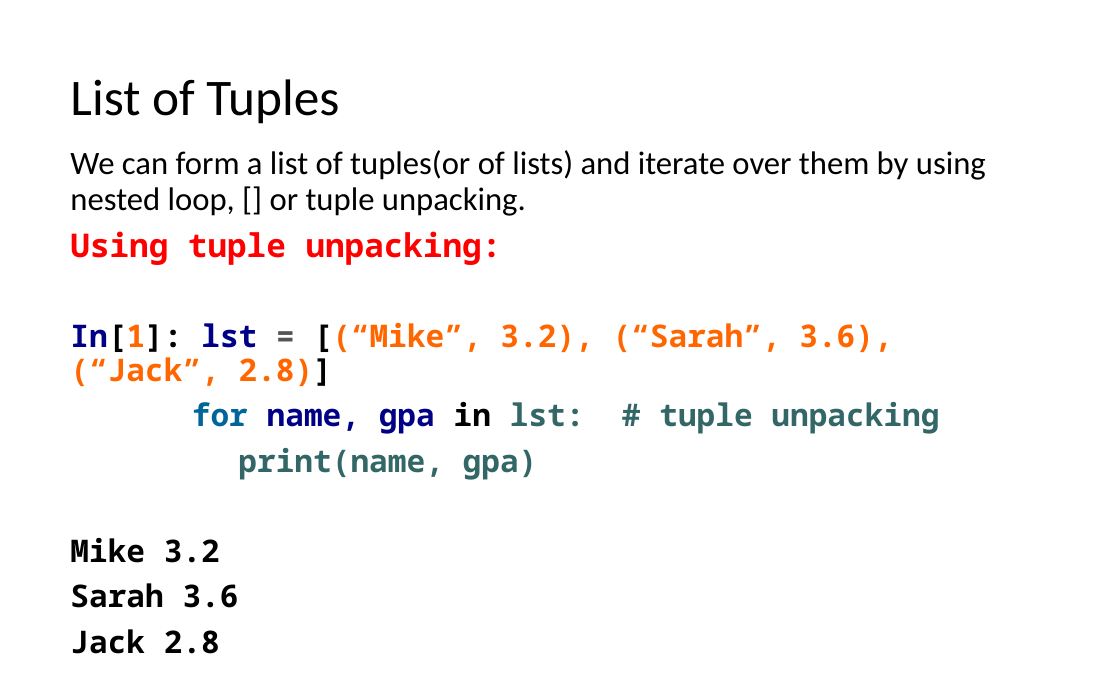
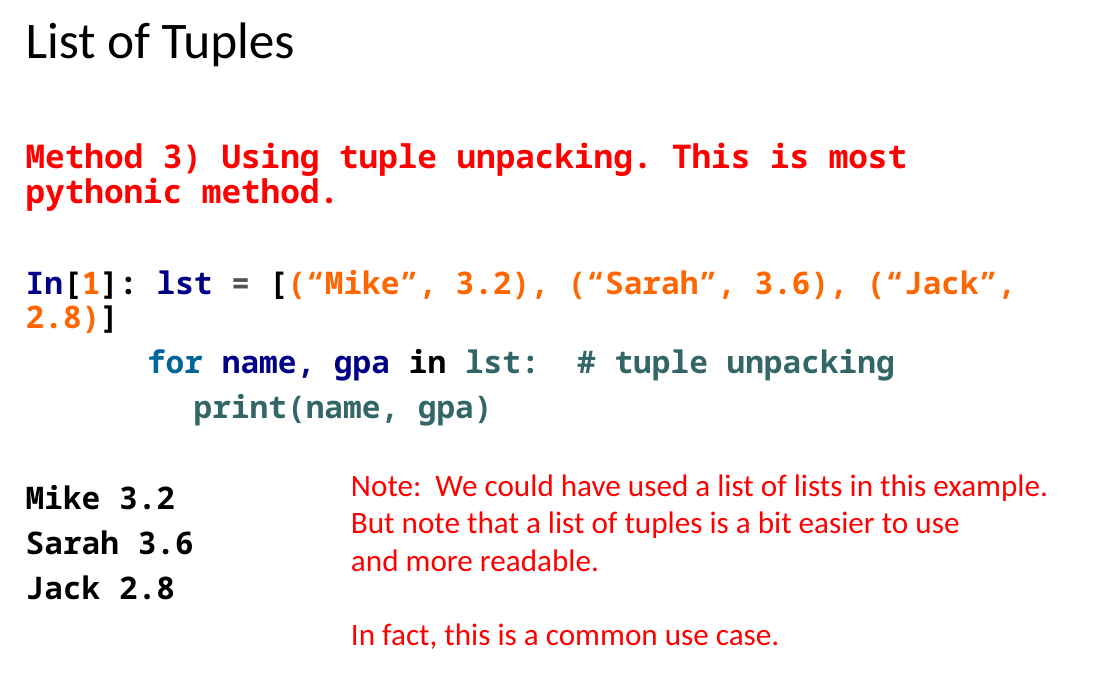
Before and after one commit to LongBaoNguyen/longbaonguyen.github.io, a slide deck: slide 11 of courses/apcsp/lect9.pptx. Drawn at 1120x700 pixels with LibreOffice and Linux fonts; fonts in the diff are those of the drawing. Boxes give left, top, right and bottom in pixels: in the first picture for what was removed or moved away, otherwise in the second. Text is boxed around its words. In the diff, an @@ line names an element or a change of style, - is before the commit and + after.

```diff
--- a/courses/apcsp/lect9.pptx
+++ b/courses/apcsp/lect9.pptx
@@ title "List of Tuples": place and size @@
-title "List of Tuples" at bbox=[70, 79, 339, 124]
+title "List of Tuples" at bbox=[26, 22, 295, 67]
@@ text "Method 3) Using tuple unpacking. ...": place and size @@
-text "Method 3) Using tuple unpacking. ..." at bbox=[70, 150, 986, 654]
+text "Method 3) Using tuple unpacking. ..." at bbox=[26, 142, 1016, 600]
@@ text at bbox=[26, 142, 907, 211]: text changed; font Calibri to Noto Sans Mono; text colour #000000 to #FF0000; bold on @@
-We can form a list of tuples(or of lists) and iterate over them by using nested loop, [] or tuple unpacking.
-Using tuple unpacking:
+Method 3) Using tuple unpacking. This is most pythonic method.
@@ text added at bbox=[351, 474, 1048, 649], 20 pt, text #FF0000 @@
+Note: We could have used a list of lists in this example.
+But note that a list of tuples is a bit easier to use
+and more readable.
+In fact, this is a common use case.
```
Also in this commit, not shown: 22 other slides changed, 2 slides removed, 5 other files.
